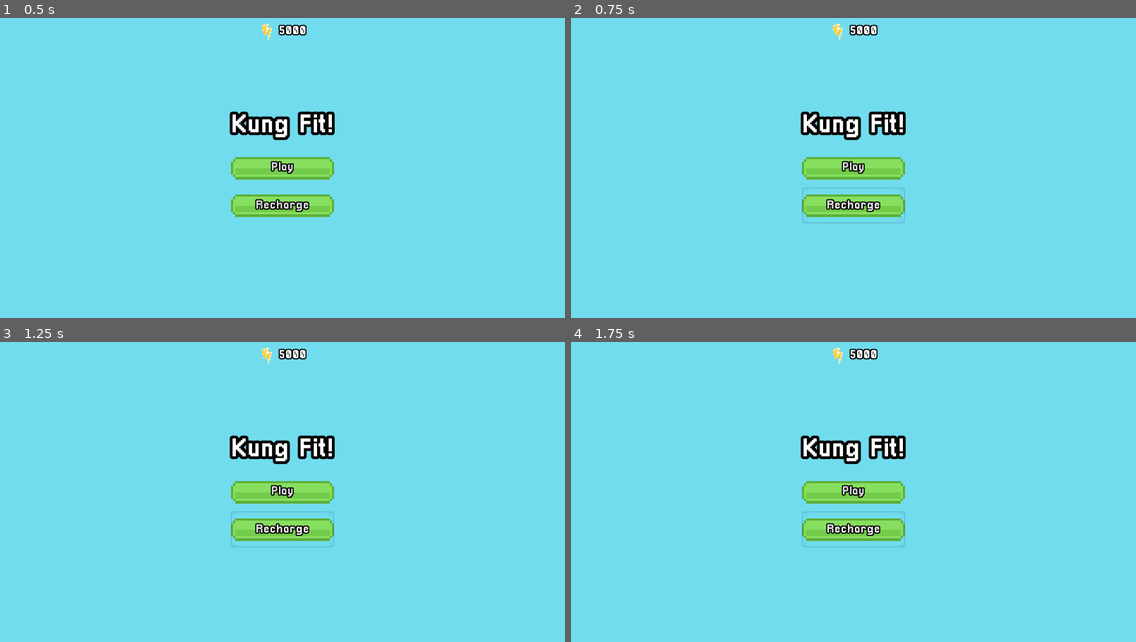
Above: before the commit, frames 1-4 (two rows, left to right).
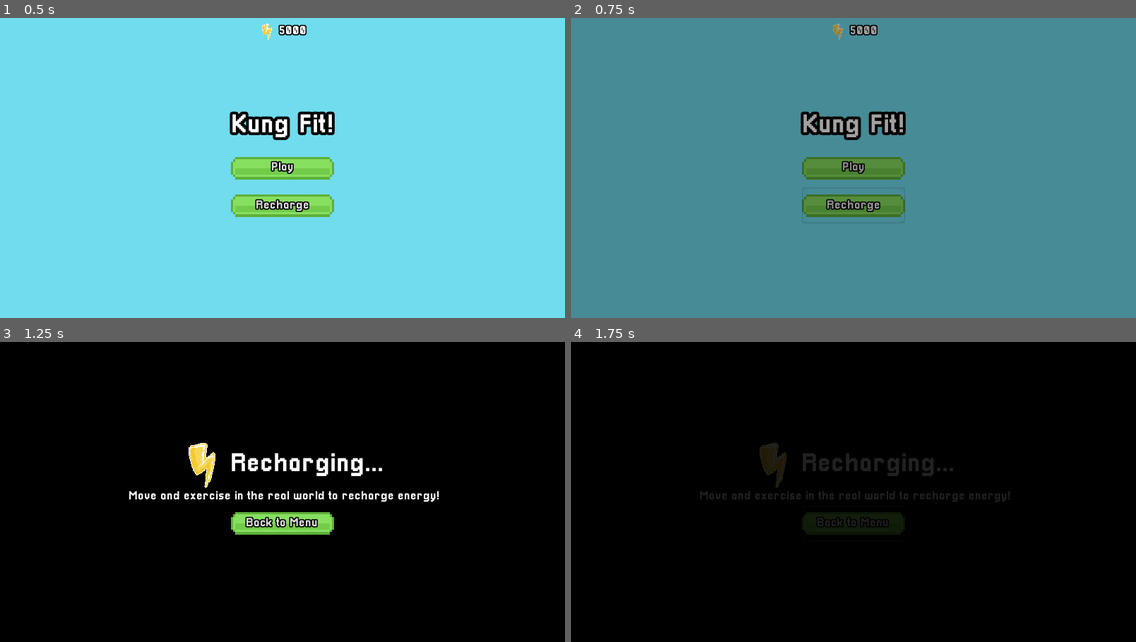
Above: after the commit, the same moments.

Repository: MysteryCoder456/KungFitGame
Game: Godot game, scene res://src/scenes/MainMenu.tscn
Same seed, same stepped clock (60 frames per second), same inputs: the game is played once before the commit and once after it.
Inputs (mouse positions are in pixels of both pictures, inside the frame that each line leads up to):
- Up to frame 1 (0.5 s): no input
- Up to frame 2 (0.75 s): click "Recharge" at 0.5 s
- Up to frame 3 (1.25 s): no input
- Up to frame 4 (1.75 s): click (853, 522) at 1.25 s, where only the run after the commit has a clickable "Back to Menu"

Frame 1 is identical in both runs. In frame 2, 99% of the frame differs, in the area x 0-100%, y 0-100%; in frame 3, 99%; in frame 4, 99%.

Commit message:
added recharge scene

Diff:
--- a/FitnessGame/src/scenes/HUD.tscn
+++ b/FitnessGame/src/scenes/HUD.tscn
@@ -1,11 +1,10 @@
-[gd_scene load_steps=11 format=2]
+[gd_scene load_steps=9 format=2]
 
 [ext_resource path="res://src/scenes/MovementButtons.tscn" type="PackedScene" id=1]
 [ext_resource path="res://src/scripts/HUD.gd" type="Script" id=2]
 [ext_resource path="res://src/dynamic_fonts/Pixellari_22.tres" type="DynamicFont" id=3]
 [ext_resource path="res://src/scenes/AttackButtons.tscn" type="PackedScene" id=4]
 [ext_resource path="res://src/themes/MainMenu.tres" type="Theme" id=5]
-[ext_resource path="res://src/animations/NewWaveAnimation.tres" type="Animation" id=6]
 [ext_resource path="res://assets/ui/energy_icon/energy_icon.png" type="Texture" id=7]
 
 [sub_resource type="StyleBoxFlat" id=1]
@@ -13,41 +12,6 @@
 
 [sub_resource type="StyleBoxFlat" id=2]
 bg_color = Color( 0.901961, 0.215686, 0.215686, 1 )
-
-[sub_resource type="Animation" id=4]
-length = 0.001
-tracks/0/type = "value"
-tracks/0/path = NodePath("LargeWaveLabel:visible")
-tracks/0/interp = 1
-tracks/0/loop_wrap = true
-tracks/0/imported = false
-tracks/0/enabled = true
-tracks/0/keys = {
-"times": PoolRealArray( 0 ),
-"transitions": PoolRealArray( 1 ),
-"update": 0,
-"values": [ true ]
-}
-tracks/1/type = "bezier"
-tracks/1/path = NodePath("LargeWaveLabel:rect_position:x")
-tracks/1/interp = 1
-tracks/1/loop_wrap = true
-tracks/1/imported = false
-tracks/1/enabled = true
-tracks/1/keys = {
-"points": PoolRealArray( -400, -0.25, 0, 0.25, 0 ),
-"times": PoolRealArray( 0 )
-}
-tracks/2/type = "bezier"
-tracks/2/path = NodePath("LargeWaveLabel:rect_position:y")
-tracks/2/interp = 1
-tracks/2/loop_wrap = true
-tracks/2/imported = false
-tracks/2/enabled = true
-tracks/2/keys = {
-"points": PoolRealArray( 248, -0.25, 0, 0.25, 0 ),
-"times": PoolRealArray( 0 )
-}
 
 [node name="HUD" type="Control" groups=["HUD"]]
 anchor_right = 1.0
@@ -129,10 +93,10 @@
 anchor_top = 0.5
 anchor_right = 0.5
 anchor_bottom = 0.5
-margin_left = -400.0
-margin_top = 248.0
-margin_right = -205.0
-margin_bottom = 296.0
+margin_left = -97.5
+margin_top = -24.0
+margin_right = 97.5
+margin_bottom = 24.0
 grow_horizontal = 2
 grow_vertical = 2
 text = "Wave 999"
@@ -153,7 +117,3 @@
 [node name="HealthAnimationTimer" type="Timer" parent="."]
 wait_time = 0.3
 one_shot = true
-
-[node name="AnimationPlayer" type="AnimationPlayer" parent="."]
-"anims/New Wave Animation" = ExtResource( 6 )
-anims/RESET = SubResource( 4 )
--- a/FitnessGame/src/scenes/MainMenu.tscn
+++ b/FitnessGame/src/scenes/MainMenu.tscn
@@ -149,6 +149,7 @@
 autostart = true
 
 [node name="AnimationPlayer" type="AnimationPlayer" parent="."]
+autoplay = "RESET"
 "anims/Fade Out" = ExtResource( 4 )
 anims/RESET = SubResource( 2 )
 
--- /dev/null
+++ b/FitnessGame/src/scenes/RechargeMenu.tscn
@@ -0,0 +1,130 @@
+[gd_scene load_steps=7 format=2]
+
+[ext_resource path="res://assets/ui/energy_icon/energy_icon.png" type="Texture" id=1]
+[ext_resource path="res://src/themes/MainMenu.tres" type="Theme" id=2]
+[ext_resource path="res://src/dynamic_fonts/Pixellari_22.tres" type="DynamicFont" id=3]
+[ext_resource path="res://src/scripts/RechargeMenu.gd" type="Script" id=4]
+[ext_resource path="res://src/animations/FadeOut.tres" type="Animation" id=5]
+
+[sub_resource type="Animation" id=1]
+resource_name = "RESET"
+tracks/0/type = "value"
+tracks/0/path = NodePath("FadeRect:color")
+tracks/0/interp = 1
+tracks/0/loop_wrap = true
+tracks/0/imported = false
+tracks/0/enabled = true
+tracks/0/keys = {
+"times": PoolRealArray( 0 ),
+"transitions": PoolRealArray( 1 ),
+"update": 0,
+"values": [ Color( 0, 0, 0, 0 ) ]
+}
+tracks/1/type = "value"
+tracks/1/path = NodePath("FadeRect:visible")
+tracks/1/interp = 1
+tracks/1/loop_wrap = true
+tracks/1/imported = false
+tracks/1/enabled = true
+tracks/1/keys = {
+"times": PoolRealArray( 0 ),
+"transitions": PoolRealArray( 1 ),
+"update": 1,
+"values": [ false ]
+}
+
+[node name="RechargeMenu" type="Control"]
+anchor_right = 1.0
+anchor_bottom = 1.0
+theme = ExtResource( 2 )
+script = ExtResource( 4 )
+__meta__ = {
+"_edit_use_anchors_": false
+}
+
+[node name="ColorRect" type="ColorRect" parent="."]
+anchor_right = 1.0
+anchor_bottom = 1.0
+color = Color( 0, 0, 0, 1 )
+__meta__ = {
+"_edit_use_anchors_": false
+}
+
+[node name="V" type="VBoxContainer" parent="."]
+anchor_left = 0.5
+anchor_right = 0.5
+anchor_bottom = 1.0
+grow_horizontal = 2
+grow_vertical = 2
+alignment = 1
+__meta__ = {
+"_edit_use_anchors_": false
+}
+
+[node name="H" type="HBoxContainer" parent="V"]
+margin_top = 182.0
+margin_right = 554.0
+margin_bottom = 266.0
+alignment = 1
+
+[node name="TextureRect" type="TextureRect" parent="V/H"]
+margin_left = 93.0
+margin_right = 177.0
+margin_bottom = 84.0
+grow_horizontal = 2
+grow_vertical = 2
+rect_min_size = Vector2( 84, 84 )
+texture = ExtResource( 1 )
+expand = true
+stretch_mode = 5
+
+[node name="Label" type="Label" parent="V/H"]
+margin_left = 181.0
+margin_top = 18.0
+margin_right = 460.0
+margin_bottom = 66.0
+text = "Recharging..."
+align = 1
+
+[node name="Label2" type="Label" parent="V"]
+margin_top = 270.0
+margin_right = 554.0
+margin_bottom = 293.0
+custom_fonts/font = ExtResource( 3 )
+text = "Move and exercise in the real world to recharge energy!"
+align = 1
+
+[node name="H2" type="HBoxContainer" parent="V"]
+margin_top = 297.0
+margin_right = 554.0
+margin_bottom = 361.0
+alignment = 1
+
+[node name="GoBackButton" type="Button" parent="V/H2"]
+margin_left = 184.0
+margin_right = 370.0
+margin_bottom = 64.0
+rect_min_size = Vector2( 186, 64 )
+text = "Back to Menu"
+
+[node name="FadeRect" type="ColorRect" parent="."]
+visible = false
+anchor_right = 1.0
+anchor_bottom = 1.0
+color = Color( 0, 0, 0, 0 )
+__meta__ = {
+"_edit_use_anchors_": false
+}
+
+[node name="EnergySaveTimer" type="Timer" parent="."]
+wait_time = 30.0
+autostart = true
+
+[node name="AnimationPlayer" type="AnimationPlayer" parent="."]
+autoplay = "RESET"
+"anims/Fade Out" = ExtResource( 5 )
+anims/RESET = SubResource( 1 )
+
+[connection signal="pressed" from="V/H2/GoBackButton" to="." method="_on_GoBackButton_pressed"]
+[connection signal="timeout" from="EnergySaveTimer" to="." method="_on_EnergySaveTimer_timeout"]
+[connection signal="animation_finished" from="AnimationPlayer" to="." method="_on_AnimationPlayer_animation_finished"]
--- a/FitnessGame/src/scenes/World.tscn
+++ b/FitnessGame/src/scenes/World.tscn
@@ -39,5 +39,10 @@
 wait_time = 5.0
 autostart = true
 
+[node name="GameDataSaveTimer" type="Timer" parent="."]
+wait_time = 15.0
+autostart = true
+
 [connection signal="timeout" from="NavUpdateTimer" to="." method="_on_NavUpdateTimer_timeout"]
 [connection signal="timeout" from="WaveUpdateTimer" to="." method="_on_WaveUpdateTimer_timeout"]
+[connection signal="timeout" from="GameDataSaveTimer" to="." method="_on_GameDataSaveTimer_timeout"]
--- a/FitnessGame/src/scripts/HUD.gd
+++ b/FitnessGame/src/scripts/HUD.gd
@@ -6,12 +6,11 @@
 onready var large_wave_label: Label = $LargeWaveLabel
 onready var energy_label: Label = $TopBar/LabelsV/H/EnergyLabel
 onready var health_anim_timer: Timer = $HealthAnimationTimer
-onready var animation_player: AnimationPlayer = $AnimationPlayer
 onready var health_anim_values = [health_bar.max_value, health_bar.max_value]
 
 
 func _ready():
-	animation_player.play("RESET")
+	large_wave_label.visible = false
 	health_bar.value = health_bar.max_value
 
 
@@ -33,7 +32,10 @@
 
 
 func do_wave_animation():
-	animation_player.play("New Wave Animation")
+	# Add particles and sounds to this
+	large_wave_label.visible = true
+	yield(get_tree().create_timer(3), "timeout")
+	large_wave_label.visible = false
 
 
 func set_health_bar_value(value: float):
--- a/FitnessGame/src/scripts/MainMenu.gd
+++ b/FitnessGame/src/scripts/MainMenu.gd
@@ -1,6 +1,7 @@
 extends Control
 
 const WORLD_SCENE = preload("res://src/scenes/World.tscn")
+const RECHARGE_SCENE = preload("res://src/scenes/RechargeMenu.tscn")
 
 export var scroll_start_position: Vector2
 export var scroll_end_position: Vector2
@@ -28,7 +29,8 @@
 
 
 func _on_RechargeButton_pressed():
-	pass # TODO
+	next_scene = RECHARGE_SCENE
+	anim_player.play("Fade Out")
 
 
 func _on_AnimationPlayer_animation_finished(anim_name):
--- /dev/null
+++ b/FitnessGame/src/scripts/RechargeMenu.gd
@@ -0,0 +1,22 @@
+extends Control
+
+const MAIN_MENU_SCENE = "res://src/scenes/MainMenu.tscn"
+
+onready var anim_player: AnimationPlayer = $AnimationPlayer
+
+
+func _process(delta):
+	pass
+
+
+func _on_GoBackButton_pressed():
+	anim_player.play("Fade Out")
+
+
+func _on_EnergySaveTimer_timeout():
+	GameData.save_game_data()
+
+
+func _on_AnimationPlayer_animation_finished(anim_name):
+	if anim_name == "Fade Out":
+		get_tree().change_scene(MAIN_MENU_SCENE)
--- a/FitnessGame/src/scripts/World.gd
+++ b/FitnessGame/src/scripts/World.gd
@@ -42,3 +42,7 @@
 func _on_WaveUpdateTimer_timeout():
 	if not get_tree().get_nodes_in_group("Enemy"):
 		next_wave()
+
+
+func _on_GameDataSaveTimer_timeout():
+	GameData.save_game_data()
